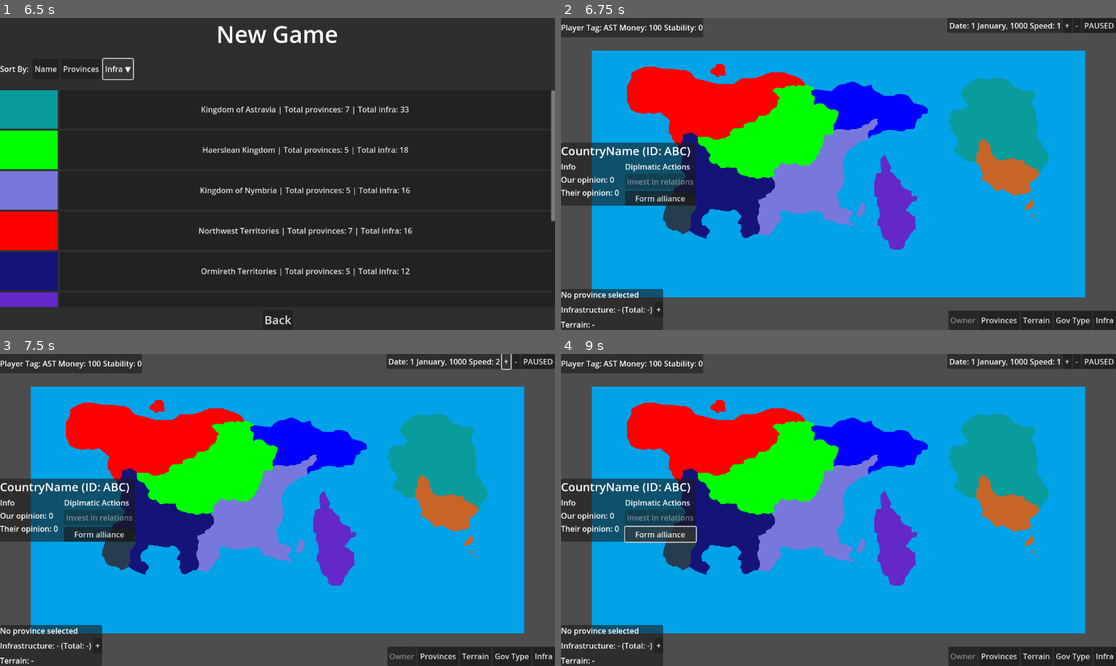
Above: before the commit, frames 1-4 (two rows, left to right).
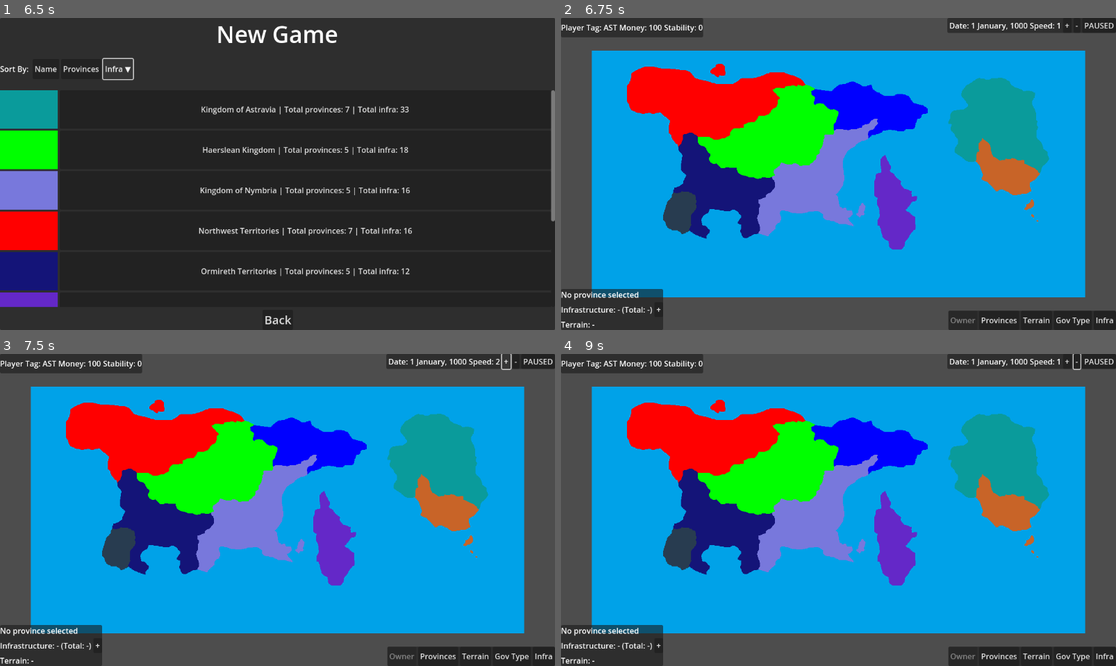
Above: after the commit, the same moments.

Repository: tsallustro/map-game
Game: Godot game, scene res://scenes/mainmenu.tscn
The game is run twice, just before and just after one commit, with the same random seed, the same clock (stepped at 60 frames per second) and the same inputs.
Inputs (mouse positions are in pixels of both pictures, inside the frame that each line leads up to):
- Up to frame 1 (6.5 s): click "New Game" at 0.5 s; click "Name ▼" at 1.25 s; click "Name ▲" at 2 s; click "Provinces" at 2.75 s; click "Name" at 3.5 s; click "Infra" at 4.25 s; click "Infra ▼" at 5 s; click "Infra ▲" at 5.75 s
- Up to frame 2 (6.75 s): click "Kingdom of Astravia | Total p…" at 6.5 s
- Up to frame 3 (7.5 s): click "+" at 7.25 s
- Up to frame 4 (9 s): click "-" at 8 s; click (660, 534) at 8.75 s, where only the run before the commit has a clickable "Form alliance"

Frame 1 is identical in both runs. In frame 2, 4.8% of the frame differs, in the area x 0-25%, y 39-61%; in frame 3, 4.8%; in frame 4, 4.9%, in the area x 0-94%, y 0-61%.
Error before the commit: Invalid access to property or key of type 'String' on a base object of type 'Dictionary'. (res://scripts/autoload/GameState.gd:399)

Commit message:
Change relations events

Diff:
--- a/events/test_events.json
+++ b/events/test_events.json
@@ -124,19 +124,19 @@
 		"options": [
 			{
 				"text": "Let's be friends!",
-				"effects":{
-					"change_relations":{
+				"effects": {
+					"change_relations": {
 						"target": "HRS",
-						"amount": 20
+						"amount": 20.0
 					}
 				}
 			},
 			{
 				"text": "Throw him out on his rump!",
-				"effects":{
-					"change_relations":{
+				"effects": {
+					"change_relations": {
 						"target": "HRS",
-						"amount": -20
+						"amount": -20.0
 					}
 				}
 			}
--- a/scenes/main.tscn
+++ b/scenes/main.tscn
@@ -112,6 +112,7 @@
 text = "PAUSED"
 
 [node name="DiplomacyPanel" type="PanelContainer" parent="UI"]
+visible = false
 anchors_preset = 4
 anchor_top = 0.5
 anchor_bottom = 0.5
--- a/scripts/autoload/EventEngine.gd
+++ b/scripts/autoload/EventEngine.gd
@@ -84,4 +84,4 @@
 func _handle_change_relations(country_id: String, data: Dictionary) -> void:
 	print("EVENT HANDLER: CHANGE RELATIONS")
 	GameState.change_relations(country_id, data["target"], data["amount"])
-	emit_signal("force_diplomacy_panel_refresh", GameState.selected_country_id)
+	GameState.force_diplomacy_panel_refresh.emit(GameState.selected_country_id)
